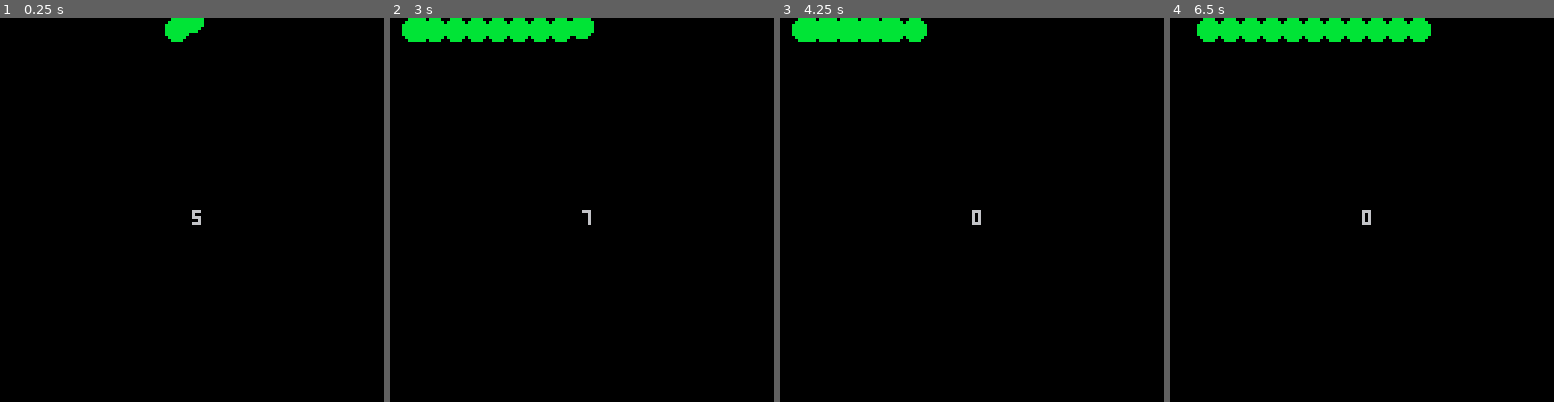
Above: before the commit, frames 1-4 (left to right).
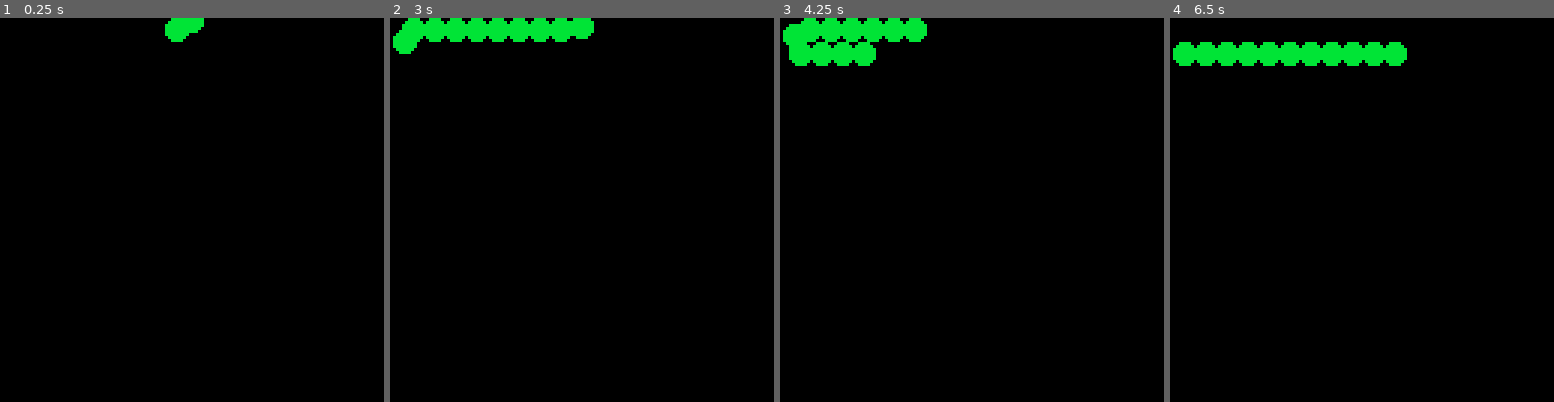
Above: after the commit, the same moments.

Repository: rexroof/carts
Game: PICO-8 cartridge worm-experiment.p8
Same seed, same stepped clock (60 frames per second), same inputs: the game is played once before the commit and once after it.
Inputs:
- Up to frame 1 (0.25 s): no input
- Up to frame 2 (3 s): no input
- Up to frame 3 (4.25 s): no input
- Up to frame 4 (6.5 s): no input

The runs differ from the first frame. In frame 1, less than 0.1% of the frame differs, in the area x 50-53%, y 50-54%; in frame 2, 0.3%; in frame 3, 1.6%; in frame 4, 6.6%, in the area x 0-68%, y 0-54%.

Commit message:
progress on getting downward worm motion;

Diff:
--- a/worm-experiment.p8
+++ b/worm-experiment.p8
@@ -39,7 +39,6 @@
       if seg.next then
 	seg.next:draw()
       end
-      print(remainder,64,64)
     end,
     update = function(seg)
       -- update ourselves
@@ -47,8 +46,17 @@
       -- if horizontal is % 8, move left/right?
       -- toggle left/right?
       --
+      -- if moving vertically
+      if seg.dy~=0 then
+	-- if my height is an even factor 8
+	remainder=flr(seg.y)%8
+        if seg.y>0 and (remainder == 0) then
+	  -- switch direction to left/right
+	  seg.dy=0
+	  seg.dx=seg.speed*seg.direction
+	end
       -- if moving horizontally, check if close to edges
-      if seg.dx~=0 then
+      elseif seg.dx~=0 then
 	  if seg.x>119 or seg.x<2 then
 	    -- start moving down/vertically
 	    seg.dx=0
@@ -56,19 +64,6 @@
 	    seg:change_direction()  -- change direction when next moving horizontally
 	  end
       end
-      -- if moving vertically
-      if seg.dy>0 then
-	-- if my height is an even factor 8
-	remainder=flr(seg.y)%8
-	printh('debug: remainder='..remainder..' seg.y='..seg.y, 'worm.log')
-        if seg.y>0 and (remainder == 0) then
-	  -- switch direction to left/right
-	  seg.dy=0
-	  seg.dx=seg.speed*seg.direction
-	  printh('updated motion: seg.dy='..seg.dy..' seg.dx='..seg.dx, 'worm.log')
-	end
-      end
-
       seg.x+=seg.dx
       seg.y+=seg.dy
       -- update next segment
